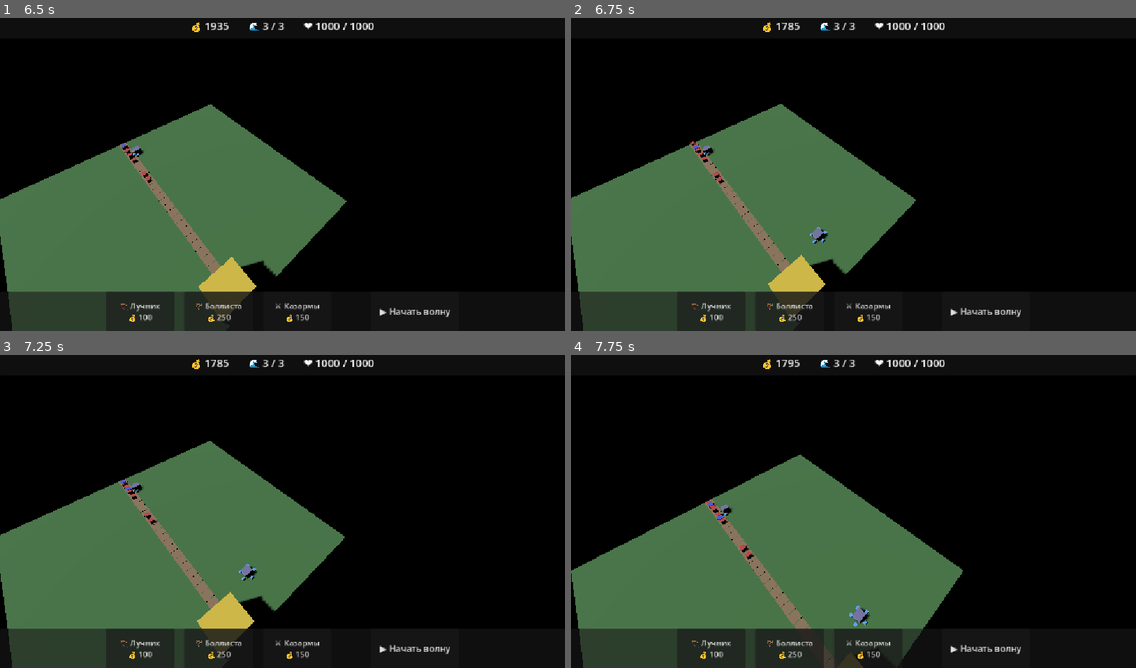
Above: before the commit, frames 1-4 (two rows, left to right).
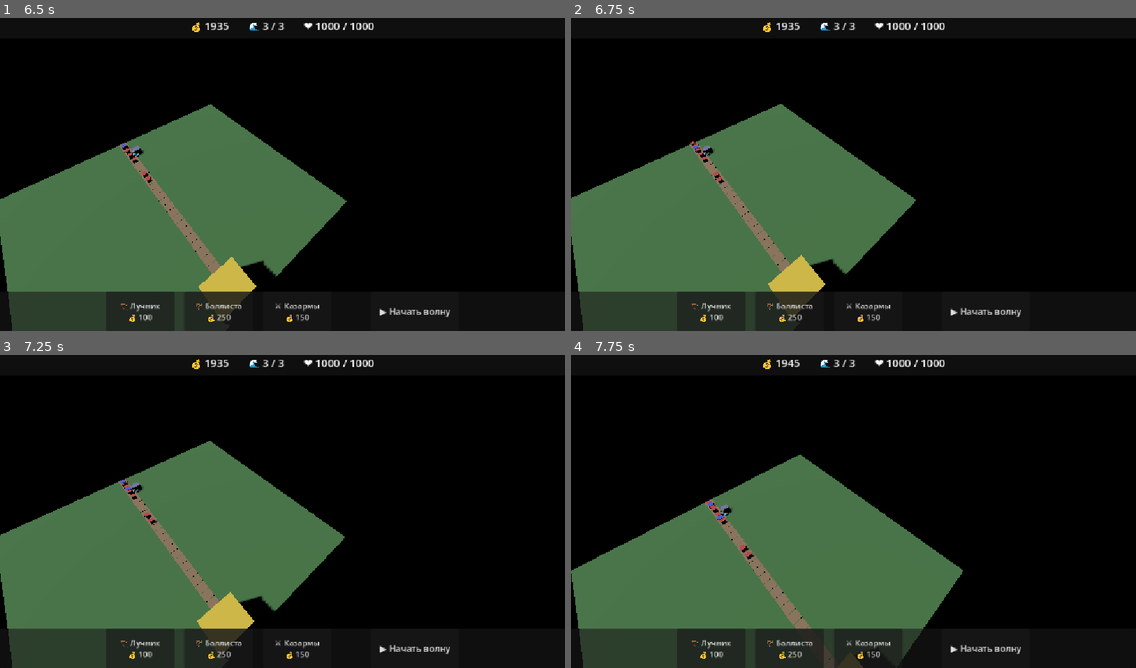
Above: after the commit, the same moments.

Repository: MAQHASKER/tower-defense
Game: Godot game, scene res://scenes/Main.tscn
Two runs of this game, one before a commit and one after it. Both use one fixed random seed, a clock stepped at 60 frames per second and the inputs below.
Inputs (mouse positions are in pixels of both pictures, inside the frame that each line leads up to):
- Up to frame 1 (6.5 s): click "▶ Начать волну" at 0.5 s; click "▶ Начать волну" at 1.25 s; click "🏹 Лучник 💰 100" at 2 s; click "🏹 Баллиста 💰 250" at 2.75 s; click "⚔️ Казармы 💰 150" at 3.5 s; move the mouse to (406, 155) at 4.27 s; hold Right (ui_right) 4.28-5 s; click (406, 155) at 4.42 s; drag from (169, 187) to (254, 237) at 5.02 s; tap Enter at 5.75 s; move the mouse to (339, 102) at 5.77 s; hold Right (ui_right) from 5.78 s (still down); click (339, 102) at 5.92 s
- Up to frame 2 (6.75 s): release Right (ui_right) at 6.5 s; drag from (825, 237) to (684, 124) at 6.52 s
- Up to frame 3 (7.25 s): no input
- Up to frame 4 (7.75 s): move the mouse to (1023, 558) at 7.27 s; hold Left (ui_left) from 7.28 s (still down); click (1023, 558) at 7.42 s

Frame 1 is identical in both runs. In frame 2, 0.1% of the frame differs, in the area x 37-46%, y 1-73%; in frame 3, 0.1%; in frame 4, 0.2%, in the area x 37-53%, y 1-87%.

Commit message:
Add TowerPanel instance to Main

Diff:
--- a/scenes/Main.tscn
+++ b/scenes/Main.tscn
@@ -5,6 +5,7 @@
 [ext_resource type="Script" uid="uid://c4vr8wkgpb84d" path="res://scripts/WaveSpawner.gd" id="2_rarhs"]
 [ext_resource type="PackedScene" uid="uid://c36webiv4r64f" path="res://scenes/ui/HUD.tscn" id="3_0bbpv"]
 [ext_resource type="PackedScene" uid="uid://ckelhfhwqqjy8" path="res://scenes/ui/BuildPanel.tscn" id="5_vcsgt"]
+[ext_resource type="PackedScene" uid="uid://cxiis8hkfjh2x" path="res://scenes/ui/TowerPanel.tscn" id="6_c01mt"]
 
 [sub_resource type="Sky" id="Sky_4t1ab"]
 
@@ -37,3 +38,5 @@
 environment = SubResource("Environment_xwvtf")
 
 [node name="BuildPanel" parent="." unique_id=911984422 instance=ExtResource("5_vcsgt")]
+
+[node name="TowerPanel" parent="." unique_id=1237167193 instance=ExtResource("6_c01mt")]
--- /dev/null
+++ b/scenes/ui/TowerPanel.tscn
@@ -0,0 +1,6 @@
+[gd_scene format=3 uid="uid://cxiis8hkfjh2x"]
+
+[ext_resource type="Script" uid="uid://b5pj0tfrr7ta" path="res://scripts/ui/TowerPanel.gd" id="1_85r87"]
+
+[node name="TowerPanel" type="CanvasLayer" unique_id=1237167193]
+script = ExtResource("1_85r87")
--- a/scripts/Main.gd
+++ b/scripts/Main.gd
@@ -3,7 +3,9 @@
 @onready var ground: Node3D = $Ground
 @onready var entities: Node3D = $Entities
 @onready var build_panel: CanvasLayer = $BuildPanel
+@onready var tower_panel: CanvasLayer = $TowerPanel
 
+var selected_tower: Node3D = null
 var path: Path
 var grid: Grid
 var selected_tower_type: String = ""
@@ -23,6 +25,8 @@
 	build_panel.set_costs(tower_costs)
 	build_panel.tower_selected.connect(_on_tower_selected)
 	build_panel.start_wave_pressed.connect(_on_start_wave_pressed)
+	tower_panel.upgrade_pressed.connect(_on_upgrade_pressed)
+	tower_panel.sell_pressed.connect(_on_sell_pressed)
 
 func _load_tower_costs() -> void:
 	var file := FileAccess.open("res://data/balance.json", FileAccess.READ)
@@ -45,6 +49,8 @@
 		if event.button_index == MOUSE_BUTTON_LEFT and event.pressed:
 			if selected_tower_type != "":
 				_try_build_tower(event.position)
+			else:
+				_try_select_tower(event.position)
 
 func _try_build_tower(screen_pos: Vector2) -> void:
 	var camera := get_viewport().get_camera_3d()
@@ -81,6 +87,8 @@
 		entities.add_child(tower)
 		tower.setup(selected_tower_type, cell)
 	grid.occupy(cell)
+
+	selected_tower_type = ""
 
 	print("Построена башня: ", selected_tower_type, " на ", cell)
 
@@ -135,3 +143,52 @@
 	base.position = Constants.cell_to_world(path.get_end())
 	base.setup()
 	entities.add_child(base)
+
+func _try_select_tower(screen_pos: Vector2) -> void:
+	var cell = _screen_to_cell(screen_pos)
+	if cell == null:
+		_deselect_tower()
+		return
+
+	for child in entities.get_children():
+		if child.has_method("get_cell") and child.get_cell() == cell:
+			_select_tower(child)
+			return
+
+	_deselect_tower()
+
+func _screen_to_cell(screen_pos: Vector2):
+	var camera := get_viewport().get_camera_3d()
+	if not camera:
+		return null
+	var from := camera.project_ray_origin(screen_pos)
+	var to := from + camera.project_ray_normal(screen_pos) * 1000
+	var space := get_world_3d().direct_space_state
+	var query := PhysicsRayQueryParameters3D.create(from, to)
+	var result := space.intersect_ray(query)
+	if result.is_empty():
+		return null
+	var world_pos: Vector3 = result.position
+	return Vector2i(int(world_pos.x / Constants.CELL_SIZE), int(world_pos.z / Constants.CELL_SIZE))
+
+func _select_tower(tower: Node3D) -> void:
+	selected_tower = tower
+	tower_panel.show_for(tower)
+
+func _deselect_tower() -> void:
+	selected_tower = null
+	tower_panel.hide_panel()
+
+func _on_upgrade_pressed() -> void:
+	if not is_instance_valid(selected_tower):
+		return
+	if selected_tower.upgrade():
+		tower_panel.refresh()
+
+func _on_sell_pressed() -> void:
+	if not is_instance_valid(selected_tower):
+		return
+	var cell: Vector2i = selected_tower.get_cell()
+	selected_tower.sell()
+	grid.release(cell)
+	_deselect_tower()
--- a/scripts/buildings/Barracks.gd
+++ b/scripts/buildings/Barracks.gd
@@ -3,22 +3,44 @@
 
 const SOLDIER_COUNT := 5
 const RESPAWN_TIME := 15.0
-const SOLDIER_HP := 50.0
-const SOLDIER_DAMAGE := 5.0
 
 var cell: Vector2i
 var soldiers: Array[Soldier] = []
 var _respawn_queue: Array[float] = []
 
+var level: int = 1
+var base_cost: int = 150
+var total_invested: int = 0
+var soldier_hp: float = 50.0
+var soldier_damage: float = 5.0
+
 var _mesh: MeshInstance3D
+var _base_size: Vector3
+
+static var _balance_cache: Dictionary = {}
+
+static func _load_balance() -> Dictionary:
+	if _balance_cache.is_empty():
+		var file := FileAccess.open("res://data/balance.json", FileAccess.READ)
+		if file:
+			var data: Dictionary = JSON.parse_string(file.get_as_text())
+			file.close()
+			_balance_cache = data.get("towers", {})
+	return _balance_cache
 
 func setup(barracks_cell: Vector2i) -> void:
 	cell = barracks_cell
 	add_to_group("barracks")
 
+	var balance := _load_balance()
+	if balance.has("barracks"):
+		base_cost = balance["barracks"].get("cost", 150)
+	total_invested = base_cost
+
 	_mesh = MeshInstance3D.new()
 	var box := BoxMesh.new()
 	box.size = Vector3(1.6, 1.6, 1.6)
+	_base_size = box.size
 	var mat := StandardMaterial3D.new()
 	mat.albedo_color = Color(0.5, 0.5, 0.7)
 	box.material = mat
@@ -32,7 +54,7 @@
 func _spawn_soldier(index: int) -> void:
 	var soldier := Soldier.new()
 	var offset := _get_offset(index)
-	soldier.setup(SOLDIER_HP, SOLDIER_DAMAGE)
+	soldier.setup(soldier_hp, soldier_damage)
 	add_child(soldier)
 	var home := global_position + offset
 	soldier.global_position = home
@@ -58,3 +80,51 @@
 		if not is_instance_valid(soldiers[i]):
 			soldiers.remove_at(i)
 	_respawn_queue.append(RESPAWN_TIME)
+
+# --- API для TowerPanel ---
+
+func get_cell() -> Vector2i:
+	return cell
+
+func get_display_name() -> String:
+	return "⚔️ Казармы"
+
+func get_stats_text() -> String:
+	var lines := []
+	lines.append("Уровень: %d / 3" % level)
+	lines.append("Воинов: %d" % SOLDIER_COUNT)
+	lines.append("HP воина: %.0f" % soldier_hp)
+	lines.append("Урон воина: %.0f" % soldier_damage)
+	return "\n".join(lines)
+
+func get_upgrade_cost() -> int:
+	if level >= 3:
+		return 0
+	return int(base_cost * (0.5 if level == 1 else 1.0))
+
+func get_sell_value() -> int:
+	return int(total_invested * 0.7)
+
+func upgrade() -> bool:
+	if level >= 3:
+		return false
+	var cost := get_upgrade_cost()
+	if not GameManager.spend_gold(cost):
+		return false
+	level += 1
+	total_invested += cost
+	soldier_hp *= 1.3
+	soldier_damage *= 1.3
+	# Обновляем живых воинов
+	for soldier in soldiers:
+		if is_instance_valid(soldier):
+			soldier.max_hp = soldier_hp
+			soldier.hp = soldier_hp
+			soldier.damage = soldier_damage
+	# Визуально чуть больше
+	_mesh.scale = Vector3.ONE * (1.0 + (level - 1) * 0.1)
+	return true
+
+func sell() -> void:
+	GameManager.add_gold(get_sell_value())
+	queue_free()
--- a/scripts/buildings/Tower.gd
+++ b/scripts/buildings/Tower.gd
@@ -8,8 +8,13 @@
 var projectile_color: Color = Color(1.0, 1.0, 0.4)
 var cell: Vector2i
 
+var level: int = 1
+var base_cost: int = 0
+var total_invested: int = 0
+
 var _cooldown_timer: float = 0.0
 var _mesh: MeshInstance3D
+var _base_size: Vector3
 
 static var _balance_cache: Dictionary = {}
 
@@ -34,10 +39,11 @@
 		damage = stats.get("damage", 10)
 		range_cells = stats.get("range_cells", 3.5)
 		cooldown = stats.get("cooldown", 0.5)
+		base_cost = stats.get("cost", 0)
+		total_invested = base_cost
 		var c: Array = stats.get("color", [0.4, 0.4, 0.8])
 		color = Color(c[0], c[1], c[2])
 
-	# Разный визуал для разных башен
 	_mesh = MeshInstance3D.new()
 	var box := BoxMesh.new()
 	if type == "ballista":
@@ -46,6 +52,7 @@
 		box.size = Vector3(1.2, 3.0, 1.2)
 	else:
 		box.size = Vector3(1.6, 1.6, 1.6)
+	_base_size = box.size
 
 	var mat := StandardMaterial3D.new()
 	mat.albedo_color = color
@@ -55,9 +62,6 @@
 	add_child(_mesh)
 
 func _process(delta: float) -> void:
-	if tower_type == "barracks":
-		return   # казармы пока не стреляют
-
 	_cooldown_timer -= delta
 	if _cooldown_timer > 0.0:
 		return
@@ -86,4 +90,49 @@
 	var projectile := Projectile.new()
 	projectile.setup(target, damage, projectile_color)
 	get_parent().add_child(projectile)
-	projectile.global_position = global_position + Vector3(0, 2.0, 0)
+	projectile.global_position = global_position + Vector3(0, _base_size.y, 0)
+
+# --- API для TowerPanel ---
+
+func get_cell() -> Vector2i:
+	return cell
+
+func get_display_name() -> String:
+	match tower_type:
+		"archer": return "🏹 Лучник"
+		"ballista": return "🎯 Баллиста"
+	return tower_type
+
+func get_stats_text() -> String:
+	var lines := []
+	lines.append("Уровень: %d / 3" % level)
+	lines.append("Урон: %.0f" % damage)
+	lines.append("Радиус: %.1f клеток" % range_cells)
+	lines.append("Перезарядка: %.1f с" % cooldown)
+	return "\n".join(lines)
+
+func get_upgrade_cost() -> int:
+	if level >= 3:
+		return 0
+	return int(base_cost * (0.5 if level == 1 else 1.0))
+
+func get_sell_value() -> int:
+	return int(total_invested * 0.7)
+
+func upgrade() -> bool:
+	if level >= 3:
+		return false
+	var cost := get_upgrade_cost()
+	if not GameManager.spend_gold(cost):
+		return false
+	level += 1
+	total_invested += cost
+	damage *= 1.3
+	range_cells *= 1.1
+	# Визуально чуть больше
+	_mesh.scale = Vector3.ONE * (1.0 + (level - 1) * 0.1)
+	return true
+
+func sell() -> void:
+	GameManager.add_gold(get_sell_value())
+	queue_free()
--- /dev/null
+++ b/scripts/ui/TowerPanel.gd
@@ -0,0 +1,89 @@
+extends CanvasLayer
+
+signal upgrade_pressed
+signal sell_pressed
+
+var _panel: PanelContainer
+var _title: Label
+var _stats: Label
+var _upgrade_btn: Button
+var _sell_btn: Button
+
+var _current: Node3D = null
+
+func _ready() -> void:
+	_build_ui()
+	_panel.visible = false
+
+func _build_ui() -> void:
+	_panel = PanelContainer.new()
+	_panel.anchor_left = 1.0
+	_panel.anchor_right = 1.0
+	_panel.anchor_top = 0.0
+	_panel.anchor_bottom = 0.0
+	_panel.offset_left = -260
+	_panel.offset_right = -20
+	_panel.offset_top = 80
+	_panel.offset_bottom = 320
+	add_child(_panel)
+
+	var margin := MarginContainer.new()
+	margin.add_theme_constant_override("margin_left", 10)
+	margin.add_theme_constant_override("margin_top", 10)
+	margin.add_theme_constant_override("margin_right", 10)
+	margin.add_theme_constant_override("margin_bottom", 10)
+	_panel.add_child(margin)
+
+	var vbox := VBoxContainer.new()
+	vbox.add_theme_constant_override("separation", 8)
+	margin.add_child(vbox)
+
+	_title = Label.new()
+	_title.add_theme_font_size_override("font_size", 18)
+	vbox.add_child(_title)
+
+	_stats = Label.new()
+	_stats.add_theme_font_size_override("font_size", 14)
+	vbox.add_child(_stats)
+
+	_upgrade_btn = Button.new()
+	_upgrade_btn.pressed.connect(func(): upgrade_pressed.emit())
+	vbox.add_child(_upgrade_btn)
+
+	_sell_btn = Button.new()
+	_sell_btn.pressed.connect(func(): sell_pressed.emit())
+	vbox.add_child(_sell_btn)
+
+func show_for(tower: Node3D) -> void:
+	_current = tower
+	_refresh()
+	_panel.visible = true
+
+func hide_panel() -> void:
+	_current = null
+	_panel.visible = false
+
+func _refresh() -> void:
+	if not is_instance_valid(_current):
+		hide_panel()
+		return
+
+	_title.text = _current.get_display_name()
+	_stats.text = _current.get_stats_text()
+
+	var up_cost: int = _current.get_upgrade_cost()
+	if up_cost > 0:
+		_upgrade_btn.text = "Улучшить (💰 %d)" % up_cost
+		_upgrade_btn.disabled = false
+	else:
+		_upgrade_btn.text = "Макс. уровень"
+		_upgrade_btn.disabled = true
+
+	_sell_btn.text = "Продать (💰 %d)" % _current.get_sell_value()
+
+func refresh() -> void:
+	_refresh()
+
+func _process(_delta: float) -> void:
+	if _current and not is_instance_valid(_current):
+		hide_panel()
Not shown, added: scripts/ui/TowerPanel.gd.uid
